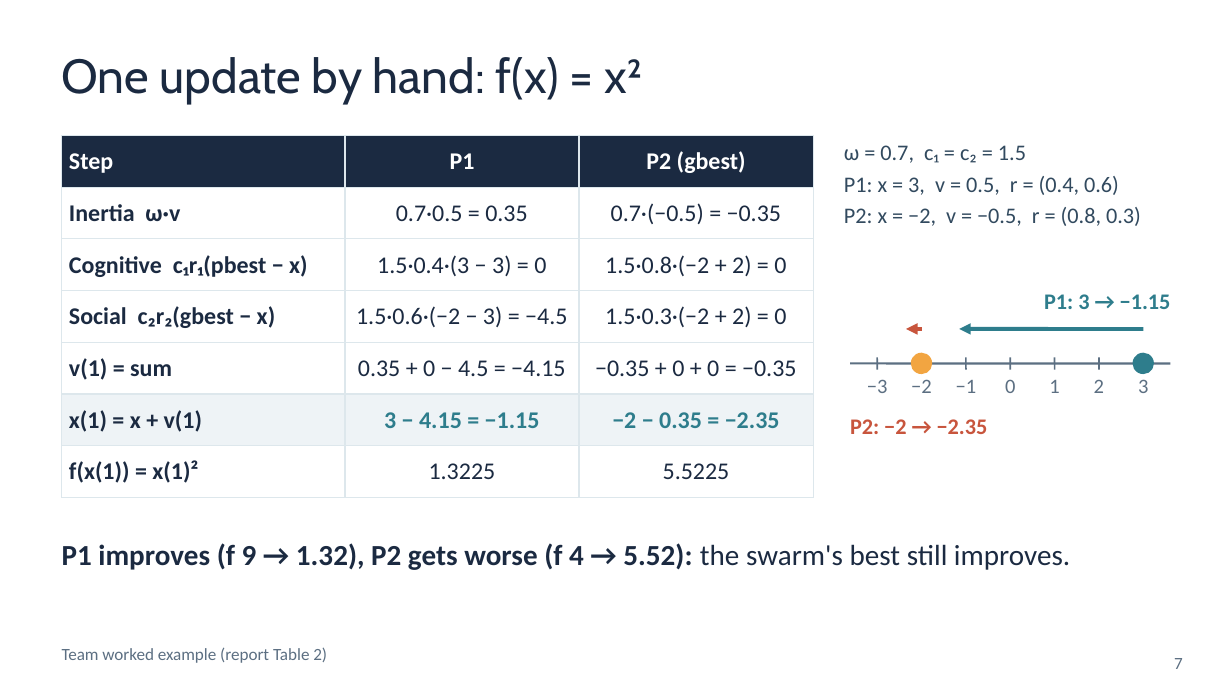
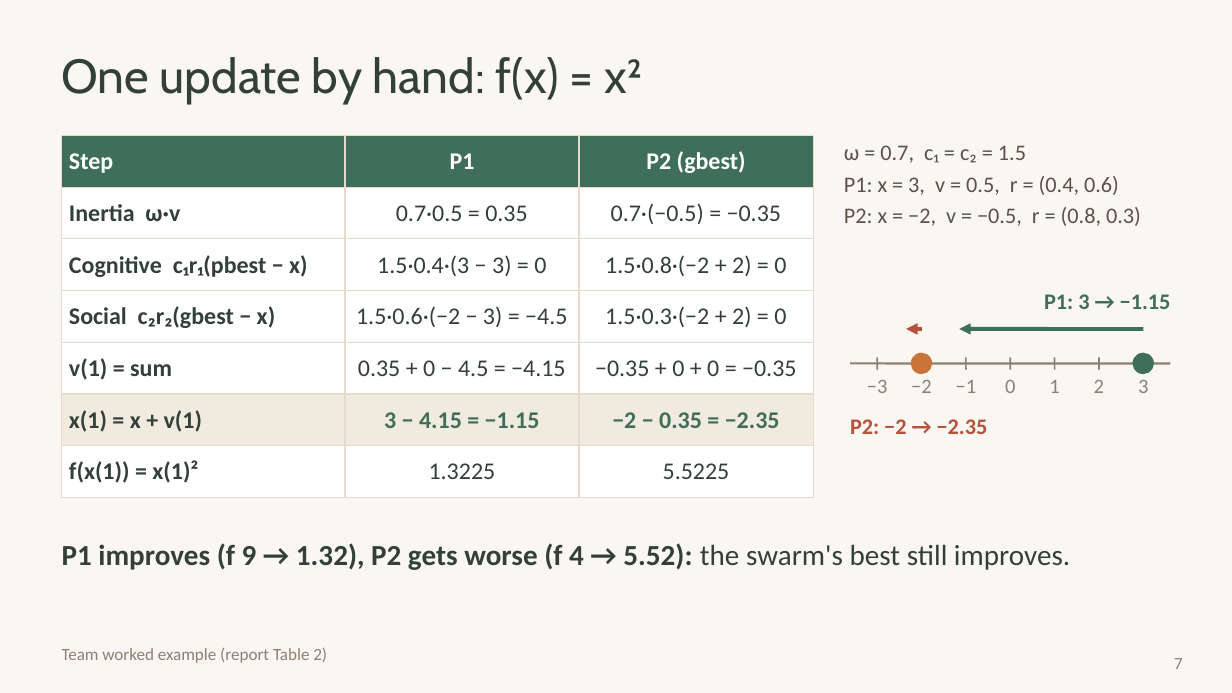
Before and after one commit to huynhhuuphucminh/Seminar-AI, a slide deck: slide 7 of slides/Slide_Seminar_PSO.pptx. Drawn at 1232x693 pixels with LibreOffice and Linux fonts; fonts in the diff are those of the drawing. Boxes give left, top, right and bottom in pixels: in the first picture for what was removed or moved away, otherwise in the second. Text is boxed around its words. In the diff, an @@ line names an element or a change of style, - is before the commit and + after.

```diff
--- a/slides/Slide_Seminar_PSO.pptx
+++ b/slides/Slide_Seminar_PSO.pptx
@@ background #FFFFFF to #FAF7F2 @@
@@ text "One update by hand: f(x) ..." at (62, 57, 642, 104): text colour #1B2A41 to #33403A @@
@@ table at (62, 136, 813, 487) @@
@@ fill #1B2A41 to #3F6E5A in row 1 @@
@@ fill #EEF3F6 to #F1EADF in row 6 @@
@@ text colour #1B2A41 to #33403A in "Inertia ω·v", "0.7·0.5 = 0.35", "0.7·(−0.5) = −0.35", "Cognitive c₁r₁(pbest − x)" and 12 more places @@
@@ text colour #2E7D8C to #3F6E5A in "3 − 4.15 = −1.15", "−2 − 0.35 = −2.35" @@
@@ borders changed @@
@@ text "ω = 0.7, c₁ = ..." at (844, 145, 1141, 226): text colour #324A5F to #5B5248 @@
@@ text "P1: 3 → −1.15" at (1044, 294, 1171, 309): text colour #2E7D8C to #3F6E5A @@
@@ arrow (906, 329) - (922, 329): stroke #C8553D 2.25 pt to #B5523B 2.25 pt @@
@@ arrow (960, 329) - (1143, 329): stroke #2E7D8C 2.25 pt to #3F6E5A 2.25 pt @@
@@ line (877, 357) - (877, 370): stroke #5C6F82 1 pt to #8A8073 1 pt @@
@@ ellipse at (912, 354, 931, 373): fill #F2A541 to #C8743A; outline #F2A541 1 pt to #C8743A 1 pt @@
@@ line (922, 357) - (922, 370): stroke #5C6F82 1 pt to #8A8073 1 pt @@
@@ line (966, 357) - (966, 370): stroke #5C6F82 1 pt to #8A8073 1 pt @@
@@ line (1010, 357) - (1010, 370): stroke #5C6F82 1 pt to #8A8073 1 pt @@
@@ line (1055, 357) - (1055, 370): stroke #5C6F82 1 pt to #8A8073 1 pt @@
@@ line (1099, 357) - (1099, 370): stroke #5C6F82 1 pt to #8A8073 1 pt @@
@@ ellipse at (1133, 354, 1153, 373): fill #2E7D8C to #3F6E5A; outline #2E7D8C 1 pt to #3F6E5A 1 pt @@
@@ line (1143, 357) - (1143, 370): stroke #5C6F82 1 pt to #8A8073 1 pt @@
@@ line (850, 363) - (1170, 363): stroke #5C6F82 1.25 pt to #8A8073 1.25 pt @@
@@ text "P2: −2 → −2.35" at (850, 419, 988, 434): text colour #C8553D to #B5523B @@
@@ text "P1 improves (f 9 → ..." at (62, 543, 1070, 570): text colour #1B2A41 to #33403A @@
@@ text colour #5C6F82 to #8A8073 in 9 elements at (867, 380, 888, 393), (911, 380, 932, 393), (956, 380, 977, 393), (1005, 380, 1015, 393), (1049, 380, 1059, 393), (1094, 380, 1104, 393), (1138, 380, 1148, 393), (62, 648, 327, 663), (1174, 658, 1183, 669) @@
```
Also in this commit, not shown: 18 other slides changed, 8 other files.
